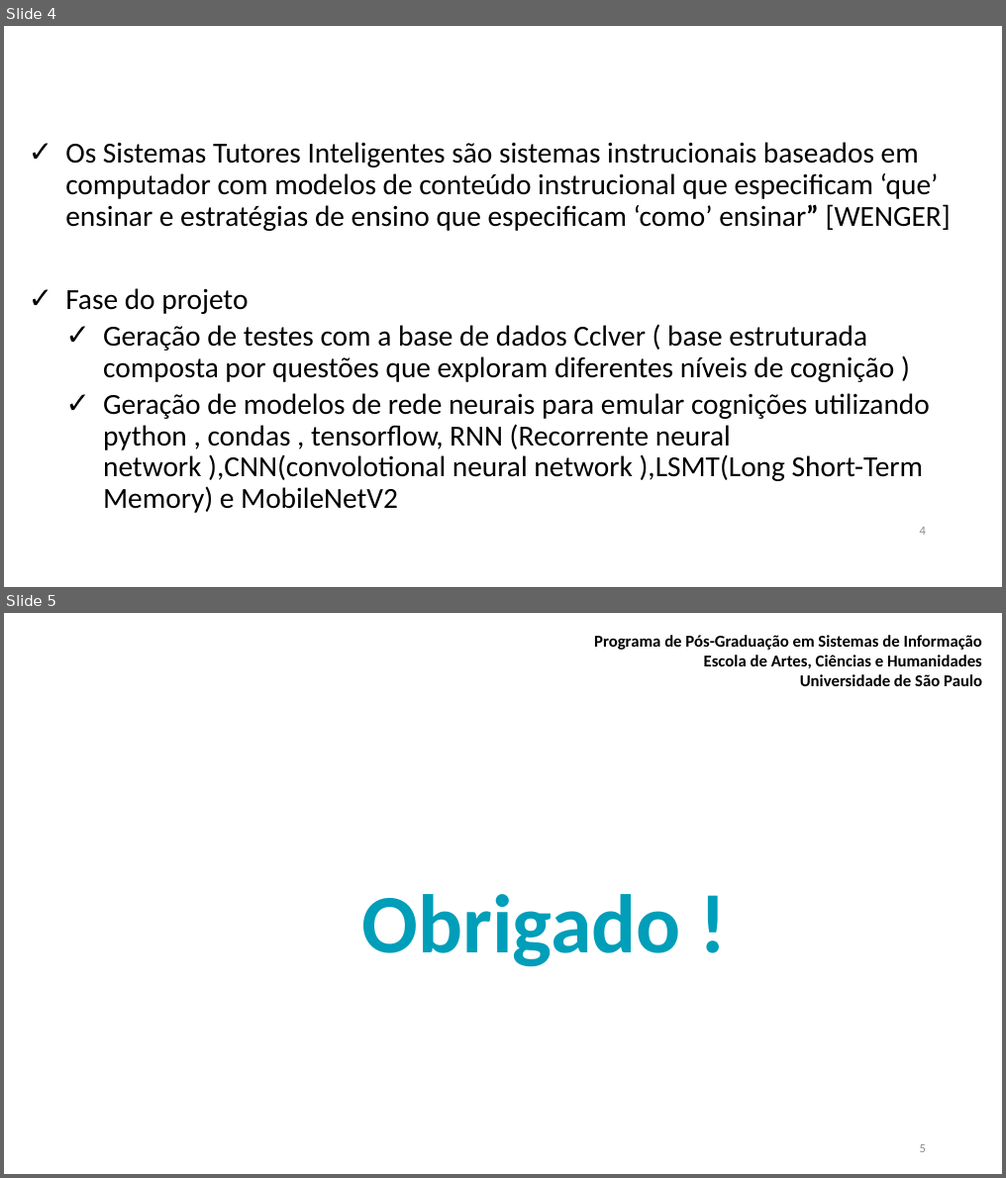
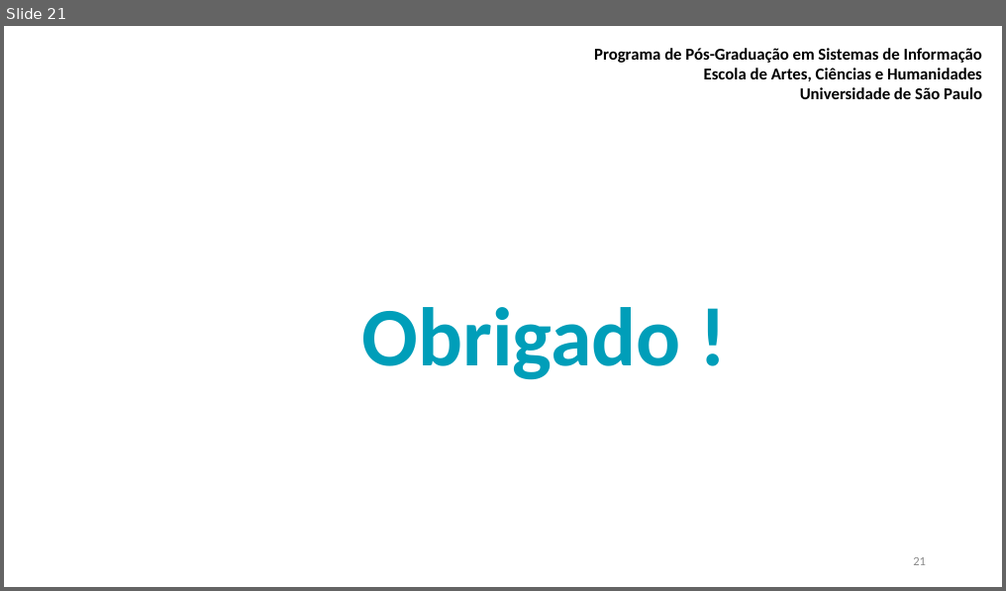
Before and after one commit to MarceloSabris/Clver1, a slide deck: apresentacao/apresentacao.pptx. Shown one above the other, each under a label of ours: slides 4 and 5 before the commit, slide 21 after it. The pictures are 1006x1178 and 1006x591 pixels, drawn with LibreOffice and Linux fonts; fonts in the diff are those of the drawing; background and template pictures are left out. Boxes give left, top, right and bottom in pixels: in the first picture for what was removed or moved away, otherwise in the second. Text is boxed around its words. In the diff, an @@ line names an element or a change of style, - is before the commit and + after.

```diff
--- a/apresentacao/apresentacao.pptx
+++ b/apresentacao/apresentacao.pptx
@@ slide 4 removed at (4,26,1002,587), background #FFFFFF @@
@@ title removed at (35,26,934,90) @@
-Introdução
@@ text removed at (65,142,950,513) @@
-✓ Os Sistemas Tutores Inteligentes são sistemas instrucionais baseados em computador com modelos de conteúdo instrucional que especificam ‘que’ ensinar e estratégias de ensino que especificam ‘como’ ensinar” [WENGER]
-✓ Fase do projeto
-  ✓ Geração de testes com a base de dados Cclver ( base estruturada composta por questões que exploram diferentes níveis de cognição )
-  ✓ Geração de modelos de rede neurais para emular cognições utilizando python , condas , tensorflow, RNN (Recorrente neural network ),CNN(convolotional neural network ),LSMT(Long Short-Term Memory) e MobileNetV2
@@ page number removed at (920,527,926,535) @@
-4
@@ what was slide 5 is now slide 21 @@
@@ page number at (913,558,926,566): text changed @@
-5
+21
```
Also in this commit, not shown: 2 slides changed, 17 slides added, 10 other files.
